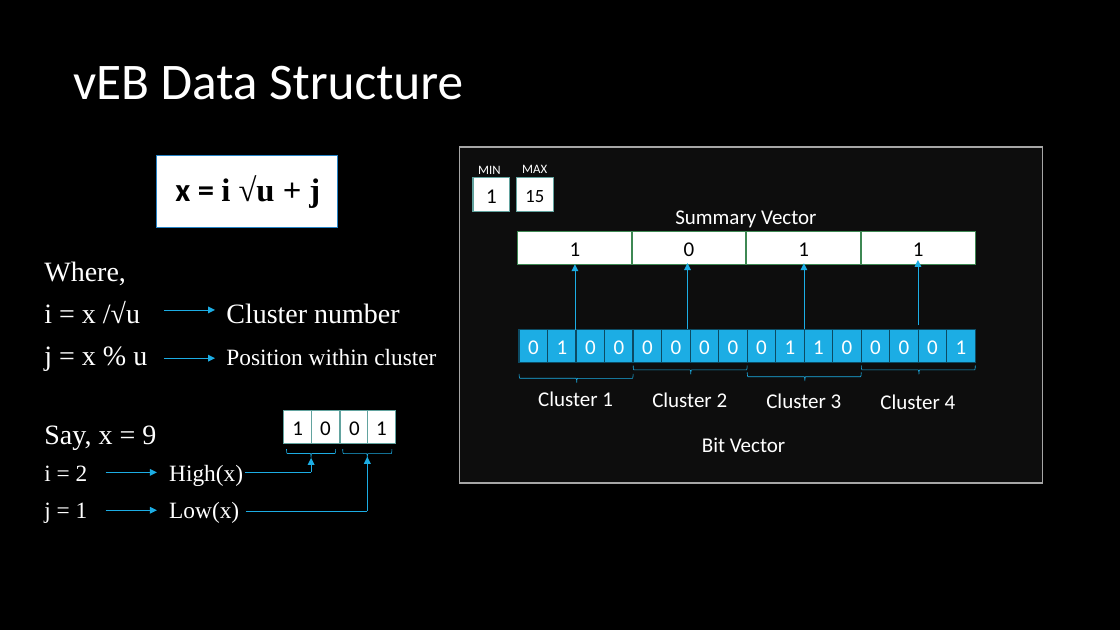
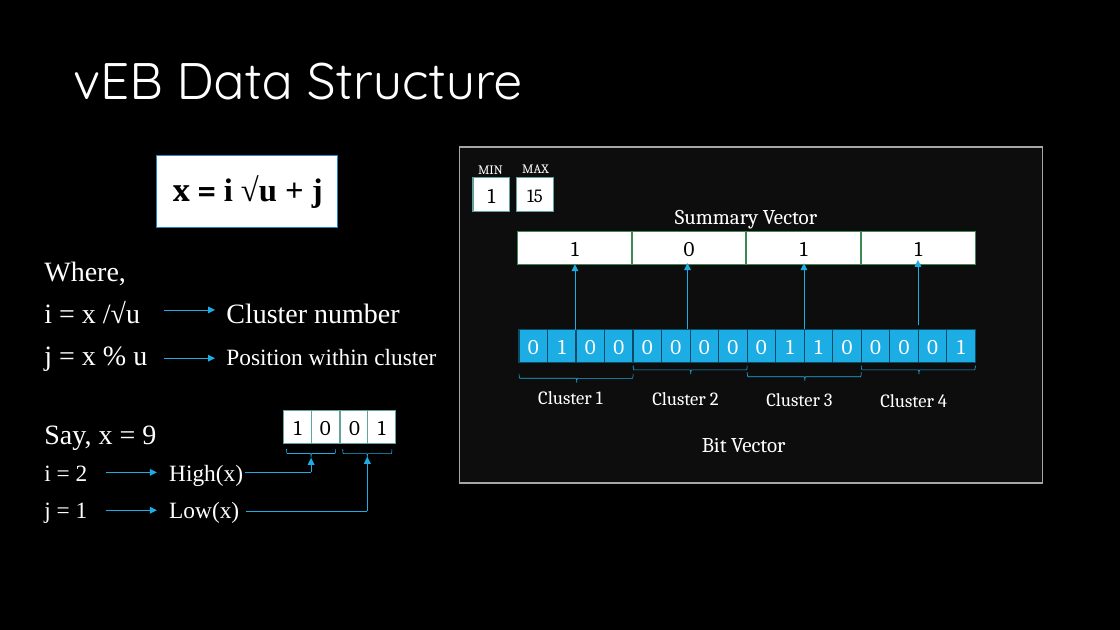
Before and after one commit to drdholu/van-Emde-Boas, a slide deck: slide 4 of vEB Allocation Framework.pptx. Drawn at 1120x630 pixels with LibreOffice and Linux fonts; fonts in the diff are those of the drawing. Boxes give left, top, right and bottom in pixels: in the first picture for what was removed or moved away, otherwise in the second. Text is boxed around its words. In the diff, an @@ line names an element or a change of style, - is before the commit and + after.

```diff
--- a/vEB Allocation Framework.pptx
+++ b/vEB Allocation Framework.pptx
@@ title "vEB Data Structure" at [73,62,522,100]: font Calibri to Quicksand @@
@@ text at [173,176,323,208]: font Calibri to Cambria in "x =" @@
@@ font Calibri to Cambria in 15 elements at [548,330,576,363], [776,330,804,363], [804,330,833,363], [947,330,975,363], [518,231,633,264], [747,231,861,264], [861,231,975,264], [675,209,817,229], [702,438,785,453], [473,178,510,212], [517,178,554,212], [478,165,503,178], [283,411,312,444], [367,411,396,444], [522,164,548,173] @@
@@ size 18 to 16 pt, font Calibri to Cambria in 4 elements at [538,391,603,404], [652,392,719,405], [766,393,833,406], [880,394,947,407] @@
```
Also in this commit, not shown: 14 other slides changed.
